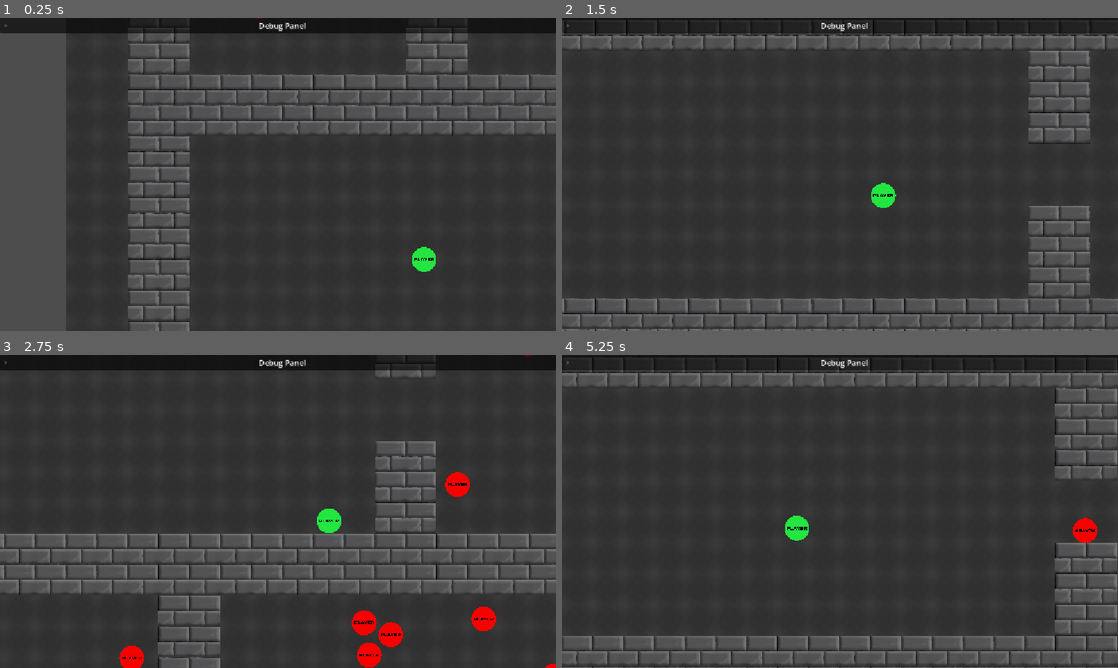
Above: before the commit, frames 1-4 (two rows, left to right).
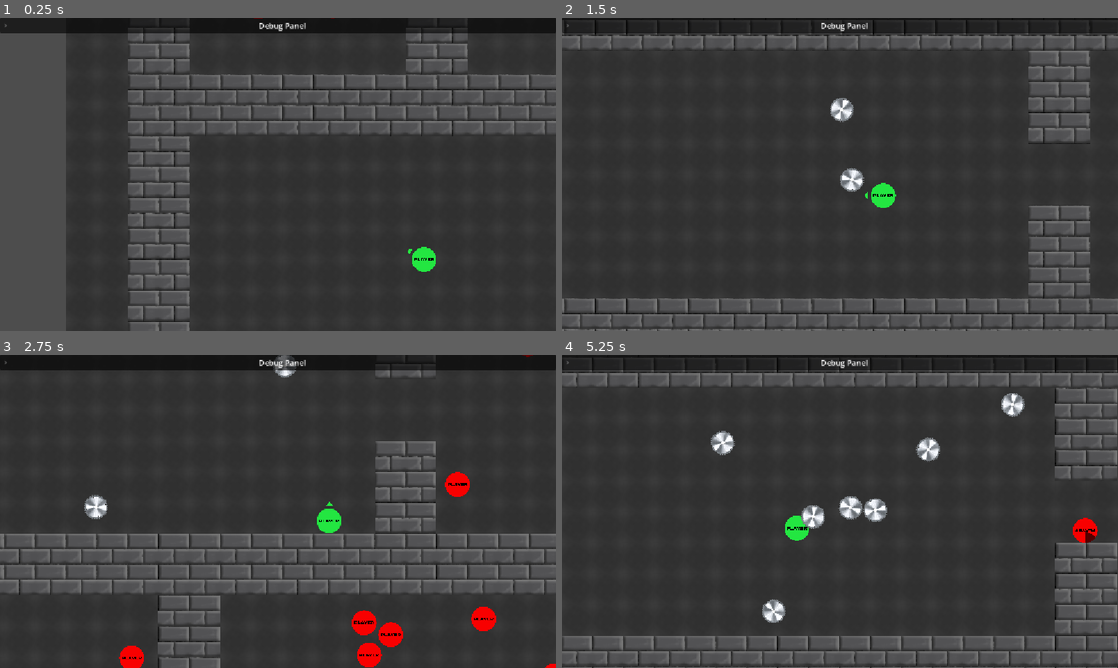
Above: after the commit, the same moments.

Repository: the-amazing-merw/haven-20261114
Game: Godot game, scene res://scenes/demo_level.tscn
Two runs of this game, one before a commit and one after it. Both use one fixed random seed, a clock stepped at 60 frames per second and the inputs below.
Inputs (mouse positions are in pixels of both pictures, inside the frame that each line leads up to):
- Up to frame 1 (0.25 s): no input
- Up to frame 2 (1.5 s): move the mouse to (962, 158) at 0.52 s; hold D (move_right) 0.53-1.28 s; hold E (weapon_sawblade, bound only after the commit) 0.53-1.28 s; move the mouse to (728, 190) at 1.27 s; hold S (move_down) from 1.28 s (still down); tap E (weapon_sawblade, bound only after the commit) at 1.35 s
- Up to frame 3 (2.75 s): move the mouse to (333, 442) at 2.02 s; release S (move_down) at 2.03 s; hold D (move_right) from 2.03 s (still down); hold E (weapon_sawblade, bound only after the commit) from 2.03 s (still down)
- Up to frame 4 (5.25 s): move the mouse to (812, 574) at 2.77 s; release D (move_right) at 2.78 s; release E (weapon_sawblade, bound only after the commit) at 2.78 s; hold W (move_up) 2.78-3.53 s; tap E (weapon_sawblade, bound only after the commit) at 2.85, 4.35 s; move the mouse to (1006, 558) at 3.52 s; hold E (weapon_sawblade, bound only after the commit) 3.53-4.28 s; hold A (move_left) 3.53-5.03 s; move the mouse to (673, 464) at 4.27 s; move the mouse to (867, 511) at 5.02 s; hold S (move_down) from 5.03 s (still down); hold E (weapon_sawblade, bound only after the commit) from 5.03 s (still down)

The runs differ from the first frame. In frame 1, less than 0.1% of the frame differs, in the area x 73-75%, y 73-76%; in frame 2, 0.5%; in frame 3, 0.5%; in frame 4, 1.8%, in the area x 26-96%, y 12-86%.

Commit message:
Final commit for the game jam

Diff:
--- a/prefabs/enemy.tscn
+++ b/prefabs/enemy.tscn
@@ -24,6 +24,14 @@
 priority = 1
 
 [node name="Shape" type="CollisionShape2D" parent="HurtArea" unique_id=1529218959]
+shape = SubResource("CircleShape2D_h2tm8")
+
+[node name="SelfHarmArea" type="Area2D" parent="." unique_id=2072867301]
+collision_layer = 16
+collision_mask = 8
+priority = 1
+
+[node name="Shape" type="CollisionShape2D" parent="SelfHarmArea" unique_id=1456932959]
 shape = SubResource("CircleShape2D_h2tm8")
 
 [node name="EnemyCollider" type="CollisionShape2D" parent="." unique_id=990609900]
--- a/prefabs/player.tscn
+++ b/prefabs/player.tscn
@@ -1,6 +1,7 @@
 [gd_scene format=3 uid="uid://d2uxfhv85l7hi"]
 
 [ext_resource type="Script" uid="uid://xqdaikyytfus" path="res://scripts/player.gd" id="1_4dohe"]
+[ext_resource type="Script" uid="uid://c6gwonmwm6r3l" path="res://scripts/aim.gd" id="2_1txc5"]
 [ext_resource type="Texture2D" uid="uid://25rsnplvtra4" path="res://images/player.svg" id="2_r66lb"]
 
 [sub_resource type="CircleShape2D" id="CircleShape2D_fsdpt"]
@@ -11,6 +12,11 @@
 collision_mask = 7
 motion_mode = 1
 script = ExtResource("1_4dohe")
+
+[node name="Aim" type="Polygon2D" parent="." unique_id=2011239244]
+color = Color(0.14509805, 0.9019608, 0.2509804, 1)
+polygon = PackedVector2Array(32, -7.9999943, 31.999998, 8.000006, 40, 6.9938224e-06)
+script = ExtResource("2_1txc5")
 
 [node name="PlayerCollider" type="CollisionShape2D" parent="." unique_id=785498532]
 shape = SubResource("CircleShape2D_fsdpt")
--- /dev/null
+++ b/prefabs/weapons/sawblade.tscn
@@ -0,0 +1,30 @@
+[gd_scene format=3 uid="uid://j0jetxofe5a8"]
+
+[ext_resource type="Texture2D" uid="uid://cc1j7xr12dgjn" path="res://images/sawblade.png" id="1_0sye7"]
+[ext_resource type="Script" uid="uid://dy311iusbng1m" path="res://scripts/sawblade.gd" id="1_byu6j"]
+
+[sub_resource type="PhysicsMaterial" id="PhysicsMaterial_0sye7"]
+bounce = 1.0
+
+[sub_resource type="CircleShape2D" id="CircleShape2D_fsdpt"]
+radius = 25.6
+
+[node name="Node" type="RigidBody2D" unique_id=490964273]
+collision_layer = 8
+physics_material_override = SubResource("PhysicsMaterial_0sye7")
+gravity_scale = 0.0
+contact_monitor = true
+max_contacts_reported = 5
+script = ExtResource("1_byu6j")
+
+[node name="Sawblade" type="Sprite2D" parent="." unique_id=54151398]
+scale = Vector2(0.21, 0.21)
+texture = ExtResource("1_0sye7")
+
+[node name="WeaponCollider" type="CollisionShape2D" parent="." unique_id=1714535188]
+shape = SubResource("CircleShape2D_fsdpt")
+
+[node name="HurtArea" type="Area2D" parent="." unique_id=1036562137]
+
+[node name="Shape" type="CollisionShape2D" parent="HurtArea" unique_id=465813112]
+shape = SubResource("CircleShape2D_fsdpt")
--- a/project.godot
+++ b/project.godot
@@ -51,6 +51,12 @@
 , Object(InputEventJoypadMotion,"resource_local_to_scene":false,"resource_name":"","device":-1,"axis":0,"axis_value":1.0,"script":null)
 ]
 }
+weapon_sawblade={
+"deadzone": 0.2,
+"events": [Object(InputEventKey,"resource_local_to_scene":false,"resource_name":"","device":-1,"window_id":0,"alt_pressed":false,"shift_pressed":false,"ctrl_pressed":false,"meta_pressed":false,"pressed":false,"keycode":0,"physical_keycode":69,"key_label":0,"unicode":101,"location":0,"echo":false,"script":null)
+, Object(InputEventJoypadButton,"resource_local_to_scene":false,"resource_name":"","device":-1,"button_index":2,"pressure":0.0,"pressed":false,"script":null)
+]
+}
 
 [layer_names]
 
--- a/scenes/demo_level.tscn
+++ b/scenes/demo_level.tscn
@@ -720,3 +720,5 @@
 [node name="Enemy22" parent="Enemies" unique_id=1801520363 node_paths=PackedStringArray("player") instance=ExtResource("6_fmty4")]
 position = Vector2(1591, 330)
 player = NodePath("../../Player")
+
+[node name="Weapons" type="Node" parent="." unique_id=1012329715]
--- /dev/null
+++ b/scripts/aim.gd
@@ -0,0 +1,19 @@
+extends Polygon2D
+
+
+
+var sawblade := preload("res://prefabs/weapons/sawblade.tscn")
+@onready var weapons_folder: Node = $"/root/DemoLevel/Weapons"
+
+func _input(event: InputEvent) -> void:
+	var mouse = get_global_mouse_position()
+
+	if event.is_action_pressed("weapon_sawblade"):
+		var weapon: RigidBody2D = sawblade.instantiate()
+		weapons_folder.add_child(weapon)
+		weapon.position = $"..".position
+		weapon.linear_velocity = Vector2(cos(rotation), sin(rotation)) * 500
+
+
+func _process(_delta: float) -> void:
+	look_at(get_global_mouse_position())
--- a/scripts/enemy.gd
+++ b/scripts/enemy.gd
@@ -85,6 +85,7 @@
 @onready var navigation_agent := $Agent
 @onready var ray := $Ray
 @onready var hurt_area := $HurtArea
+@onready var self_harm_area := $SelfHarmArea
 
 var is_wandering: bool
 var wander_target: Vector2
@@ -96,7 +97,9 @@
 	navigation_agent.velocity_computed.connect(Callable(_on_velocity_computed))
 	speed_changed.connect(func (new_speed): navigation_agent.max_speed = new_speed)
 	hurt_area.body_entered.connect(_damage_player)
+	self_harm_area.body_entered.connect(_damage_self)
 	player.died.connect(_on_player_death)
+	died.connect(_on_self_death)
 
 func _process(delta: float) -> void:
 	if is_wandering:
@@ -145,7 +148,13 @@
 	player.velocity += linear_velocity * enemy_knockback_mult
 	player.move_and_slide()
 
+func _damage_self(_other_body) -> void:
+	enemy_health -= 1
+
 func _on_player_death() -> void:
 	var tween = create_tween()
 	tween.bind_node(self)
 	tween.tween_property(self, "enemy_speed", 0.0, 2.0).set_trans(Tween.TRANS_SINE)
+
+func _on_self_death() -> void:
+	queue_free()
--- /dev/null
+++ b/scripts/sawblade.gd
@@ -0,0 +1,19 @@
+extends RigidBody2D
+
+
+
+var awake_time: float = 0.0
+
+#func _ready() -> void:
+	#body_entered.connect(_on_body_entered)
+#
+#func _on_body_entered(body: Node):
+	#if body.collision_layer
+
+func _process(delta: float) -> void:
+	awake_time += delta
+	if awake_time >= 10.0:
+		queue_free()
+
+func _integrate_forces(_state: PhysicsDirectBodyState2D) -> void:
+	angular_velocity = 50.0
Binary file added: images/sawblade.png
Not shown, added: images/sawblade.png.import
Not shown, added: scripts/aim.gd.uid
Not shown, added: scripts/sawblade.gd.uid
